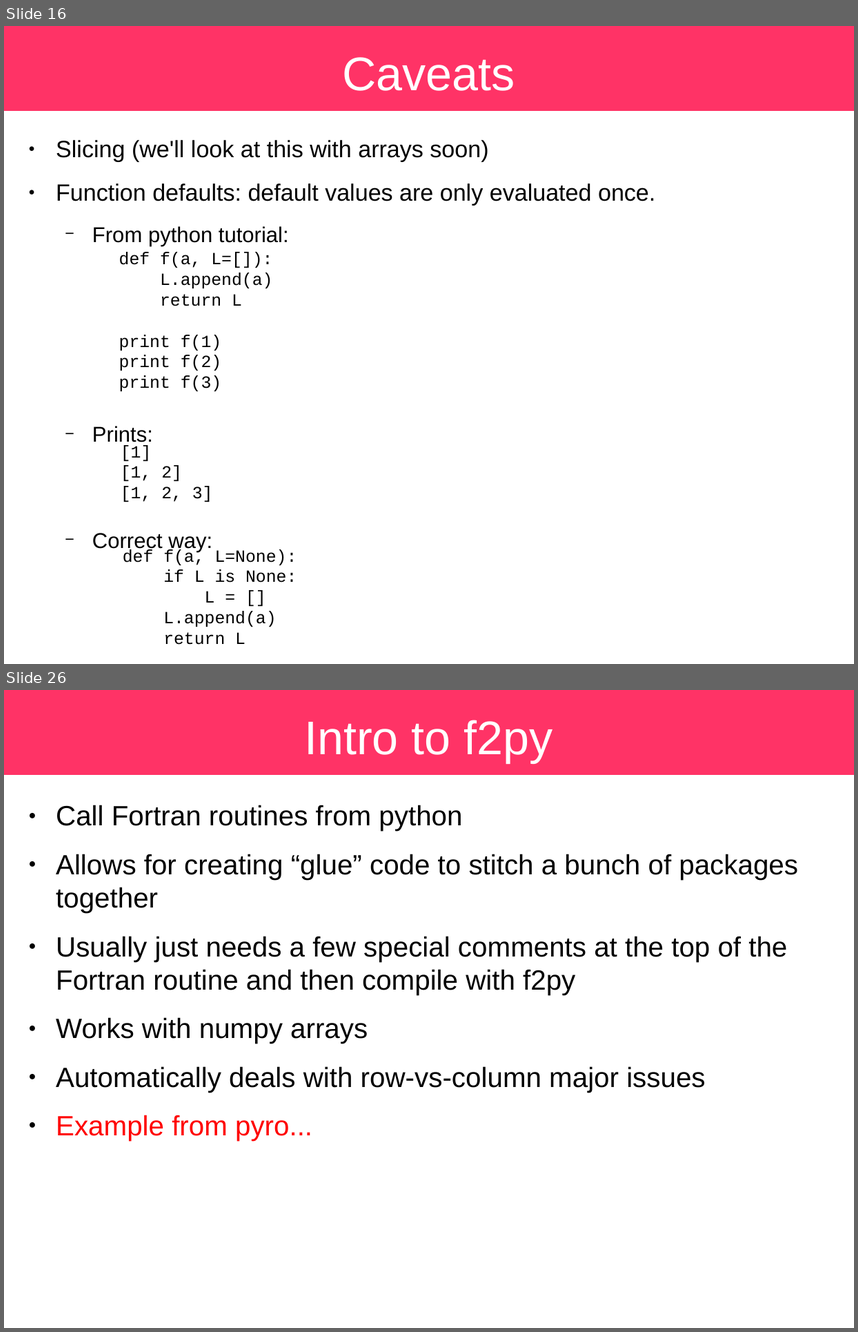
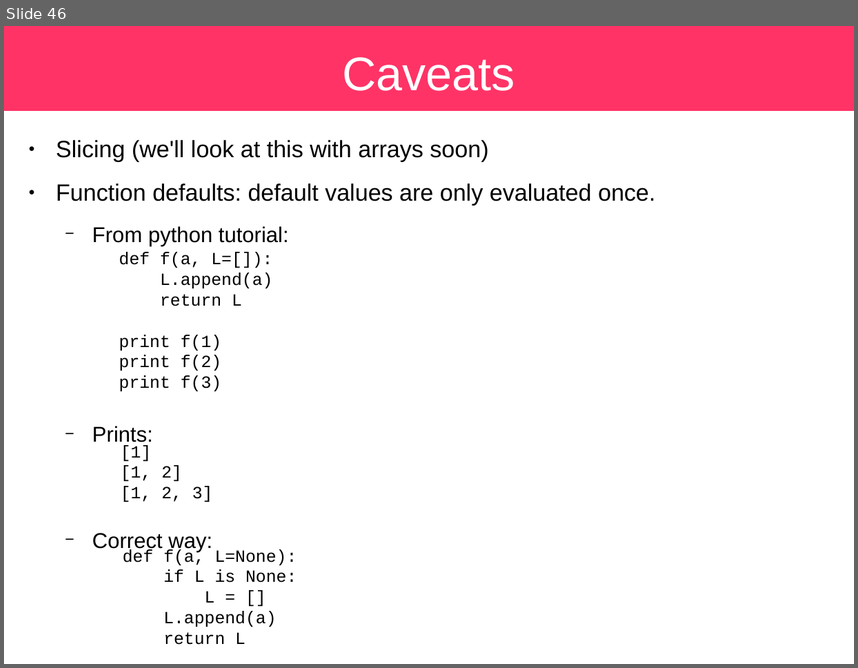
Before and after one commit to sbu-python-class/python-science, a slide deck: lectures/01-python/python.odp. Shown one above the other, each under a label of ours: slides 16 and 26 before the commit, slide 46 after it; the slides between them are not shown. The pictures are 858x1332 and 858x668 pixels, drawn with LibreOffice and Linux fonts; fonts in the diff are those of the drawing. Boxes give left, top, right and bottom in pixels: in the first picture for what was removed or moved away, otherwise in the second. Text is boxed around its words. In the diff, an @@ line names an element or a change of style, - is before the commit and + after.

```diff
--- a/lectures/01-python/python.odp
+++ b/lectures/01-python/python.odp
@@ slide 26 removed at (4, 690, 854, 1328), background #FFFFFF; not listed: 1 template element that a slide beside it also shows @@
@@ title removed at (304, 720, 553, 763) @@
-Intro to f2py
@@ text removed at (56, 805, 798, 1141) @@
-● Call Fortran routines from python
-● Allows for creating “glue” code to stitch a bunch of packages together
-● Usually just needs a few special comments at the top of the Fortran routine and then compile with f2py
-● Works with numpy arrays
-● Automatically deals with row-vs-column major issues
-● Example from pyro...
@@ what was slide 16 is now slide 46 @@
```
Also in this commit, not shown: 31 slides added, 11 other slides removed, 1 other file.
